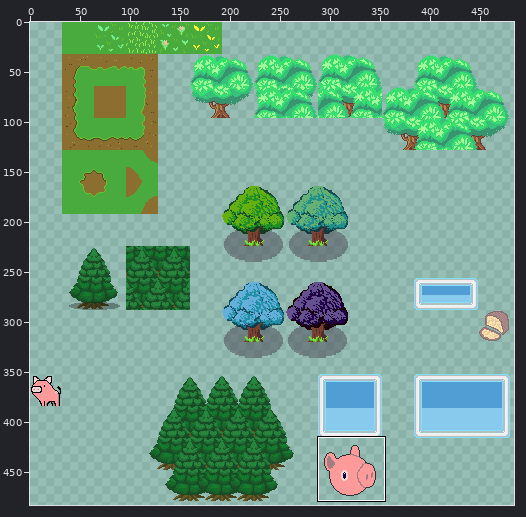
File history of a sprite sheet, assets/sprites/Sprite-sheet.png. Above: a wide view before the commit, with the close-up outlined.
Close-up. Before the commit:
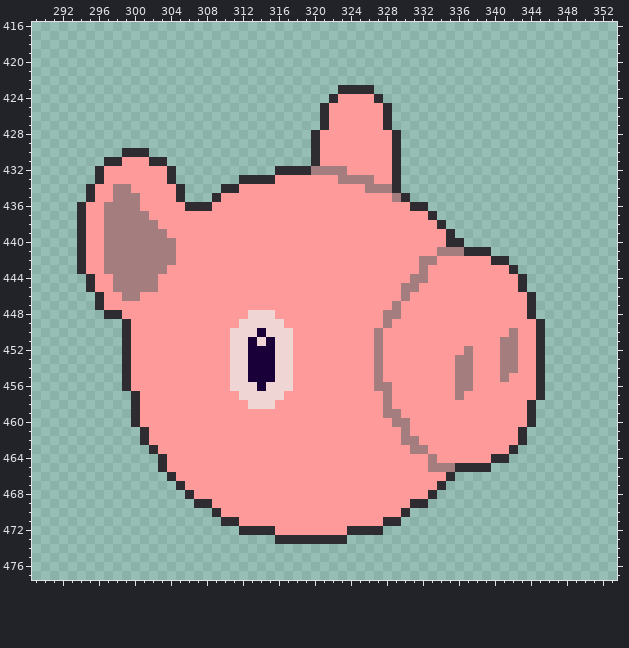
The file is 512x512 pixels. Colours within 5 levels of each other are drawn and written as one. Shown: x 289..353, y 416..477. The wide view leaves out empty margins. The commit also changed other parts of the picture, which this record leaves out.
New version:
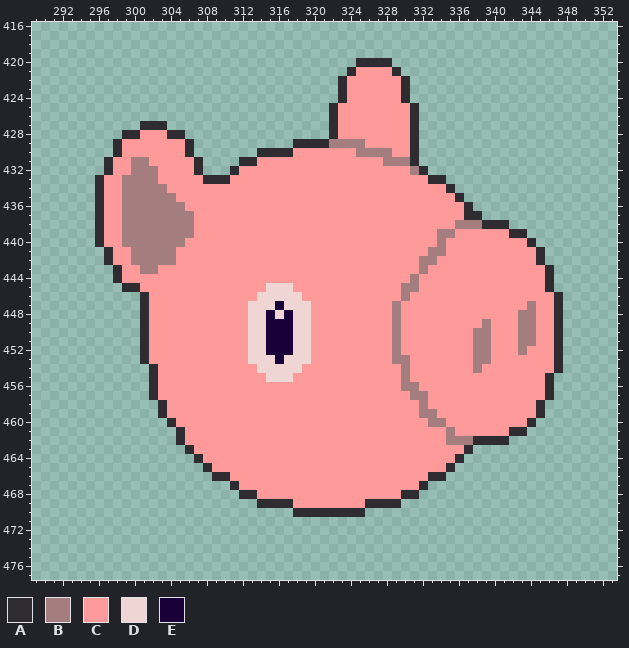
Palette (. is transparent): A #2e2c31  B #a47e7e  C #ff9a9a  D #f0d5d5  E #190038
The edit:
Changed rows in their new state; - is an unchanged pixel.
first column x 294:
420 -------------------------------AAAA-------------------
421 ------------------------------ACCCCA------------------
422 -----------------------------ACCCCCCA-----------------
423 ------------------------------CCCCCCA-----------------
424 ----------------------------.A---CCCA-----------------
425 ---------------------------.A-----CCCA----------------
426 ---------------------------.A-----CCCA----------------
427 -------AAA-----------------.A-----CCCA----------------
428 -----AACCCAA--------------..A------CCA----------------
429 ----ACCCCCCCA-----------AA-ABBBB---CCA----------------
430 ----ACCCCCCCA-------AAAACCC----BBBBCCA----------------
431 ----C-BBCCCCCA----AACCCCCCC-------BBBA----------------
432 --.A--BBB-CCCA---ACCCCCCCCCCCC-----CCBA---------------
433 -----BBBB-CCCCAAACCCCC-------CCCC--CCCCAA-------------
434 -.A-C-BBBB-CCCCCCC--------------CCCCCCCCCA------------
435 -.A-C--BBBBCCCCC-------------------CCCCCCCA-----------
436 ..ACC--BBBBBCCC----------------------CCCCCCA----------
437 ..ACC---BBBBB--------------------------CCCCAA---------
438 ..ACC----BBBB---------------------------CCBBBAAA------
439 ..ACC-----BBB---------------------------BBCCCCCCAA----
440 ..ACC------B----------------------------BCCCCCCCCCA---
441 ...ACC---------------------------------B-CCCCCCCCCCA--
442 ...ACC----------------------------------------CCCCCA--
443 ....ACC--C--------------------------------------CCCCA-
444 -...ACCCC-----------------------------C----------CCCA-
445 -....AACC------------DDD-------------------------CCCA-
446 --.....A------------DDDDD-------------------------CCCA
447 --.....A-----------DDDEDDD------------------------BCCA
448 ---....A-------------EDEDD--------C--------------BBCCA
449 -----..A----------C--EEEDD--------CB---------B---BBCCA
450 -----..A---------CC-DEEEDD-------C-B--------BB--CBBCCA
451 -----..A---------CCD--EEDD-------C-B--------BB-CCBBCCA
452 -----..A---------CCDD-EEDD-------C-B-------CBB-CCB-CCA
453 -----..A---------CCDDDE-DD-------C-BB-----CCBB-CC--CCA
454 -----...A--------CCCDD--D--------C--B-----CCB--CC--CCA
455 -----...A--------CCCCD-----------C--B-----CC---C---CA-
456 -----...A--------CCCCCCC---------CC-BB----CC-------CA-
457 ------..A---------CCCCC-----------C--BB---C--------CA-
458 ------...A---------CCC------------C---B-----------CA--
459 ------...A------------------------CC--BB----------CA--
460 ------....A------------------------CC--BB-------------
461 -------....A------------------------C----B------A-----
462 -------....A------------------------CC---BBBAAAA..----
463 --------....A------------------------CC----A.....-----
464 ---------....A-------------------------C--A.....------
465 ---------.....A------------------------CCA....--------
466 ----------.....AA----------------------AA.------------
467 -----------......A--------------------A..-------------
468 ------------......AA----------------AA..--------------
469 -------------.......AAAA--------AAAA...---------------
470 ---------------.........AAAAAAAA.....-----------------
471 ----------------....................------------------
472 ------------------................--------------------
473 ----------------------........------------------------
Pixel boxes of the changes (left, top, right, bottom) in both close-ups:
changed: (77, 58, 563, 544)
